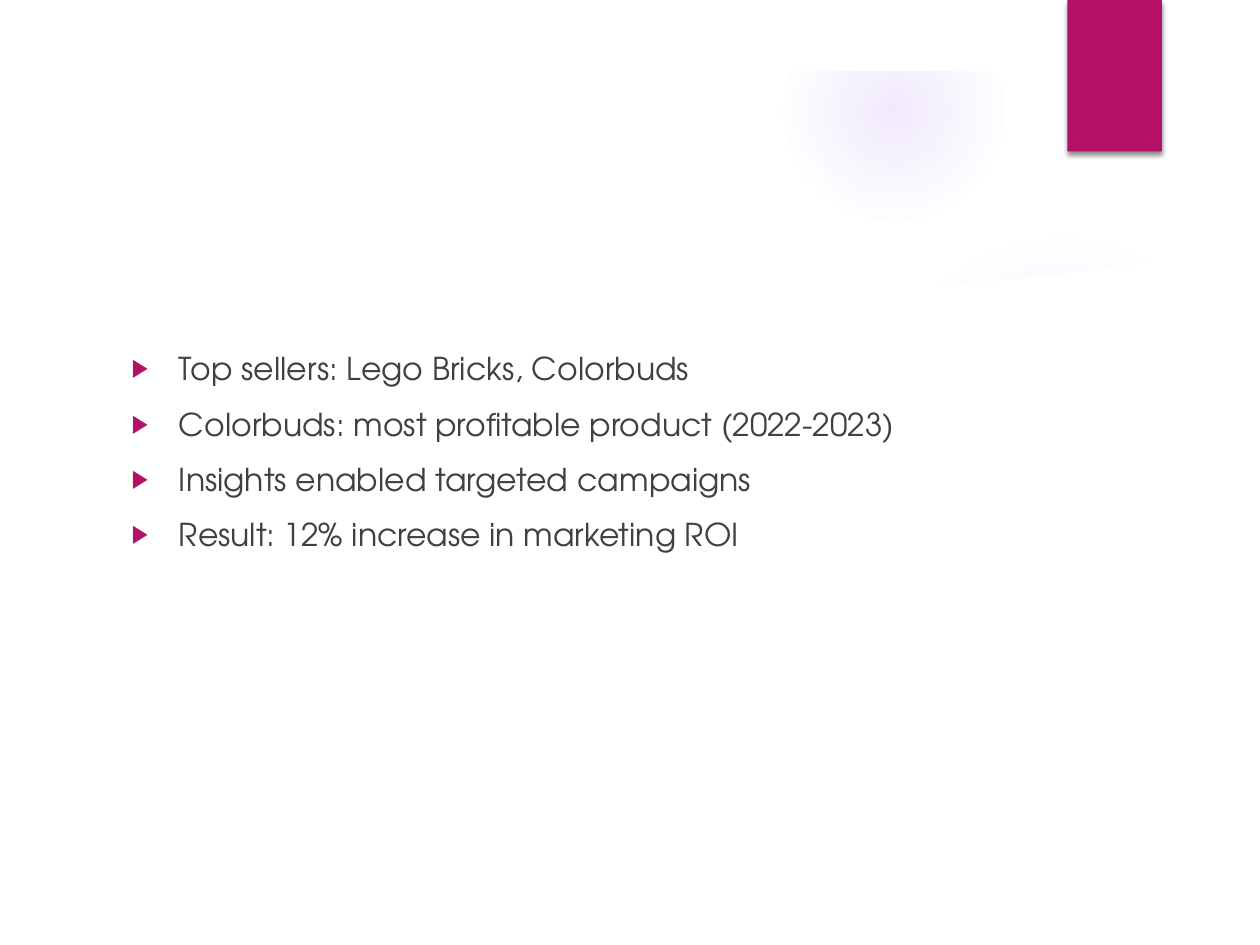
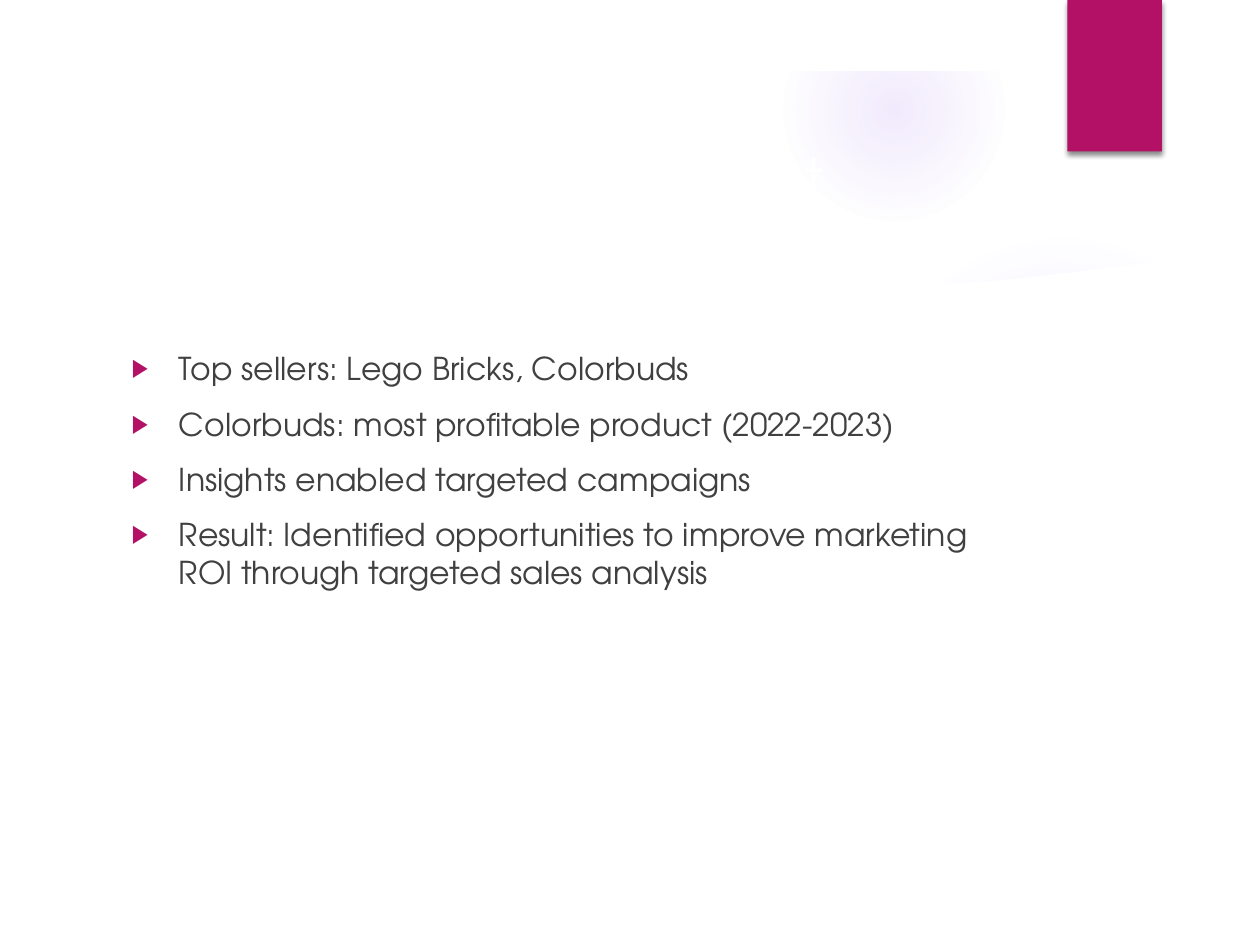
Before and after one commit to av3011/Data_Analyst_Projects, a slide deck: slide 6 of Multi_Store_Sales_Analysis/Multi_Store_Report.pptx. Drawn at 1260x945 pixels with LibreOffice and Linux fonts; fonts in the diff are those of the drawing; background and template pictures are left out. Boxes give left, top, right and bottom in pixels: in the first picture for what was removed or moved away, otherwise in the second. Text is boxed around its words. In the diff, an @@ line names an element or a change of style, - is before the commit and + after.

```diff
--- a/Multi_Store_Sales_Analysis/Multi_Store_Report.pptx
+++ b/Multi_Store_Sales_Analysis/Multi_Store_Report.pptx
@@ text at (x1=179, y1=522, x2=967, y2=591): text changed @@
-▶ Result: 12% increase in marketing ROI
+▶ Result: Identified opportunities to improve marketing ROI through targeted sales analysis
```
Also in this commit, not shown: 1 other slide changed, 1 other file.
